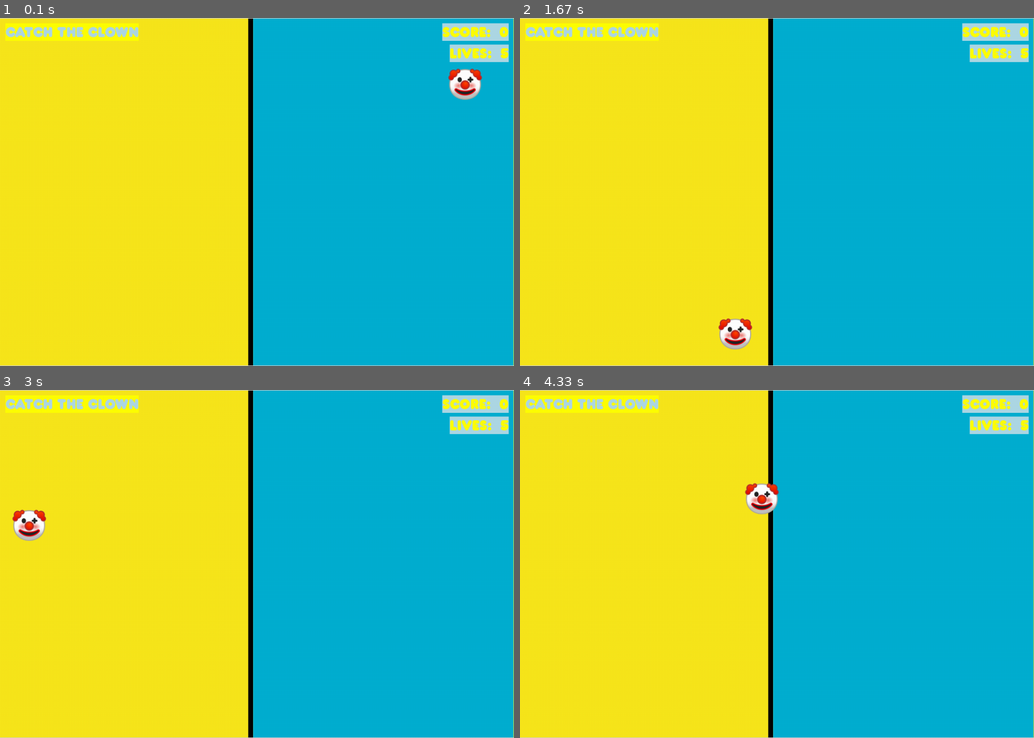
Above: before the commit, frames 1-4 (two rows, left to right).
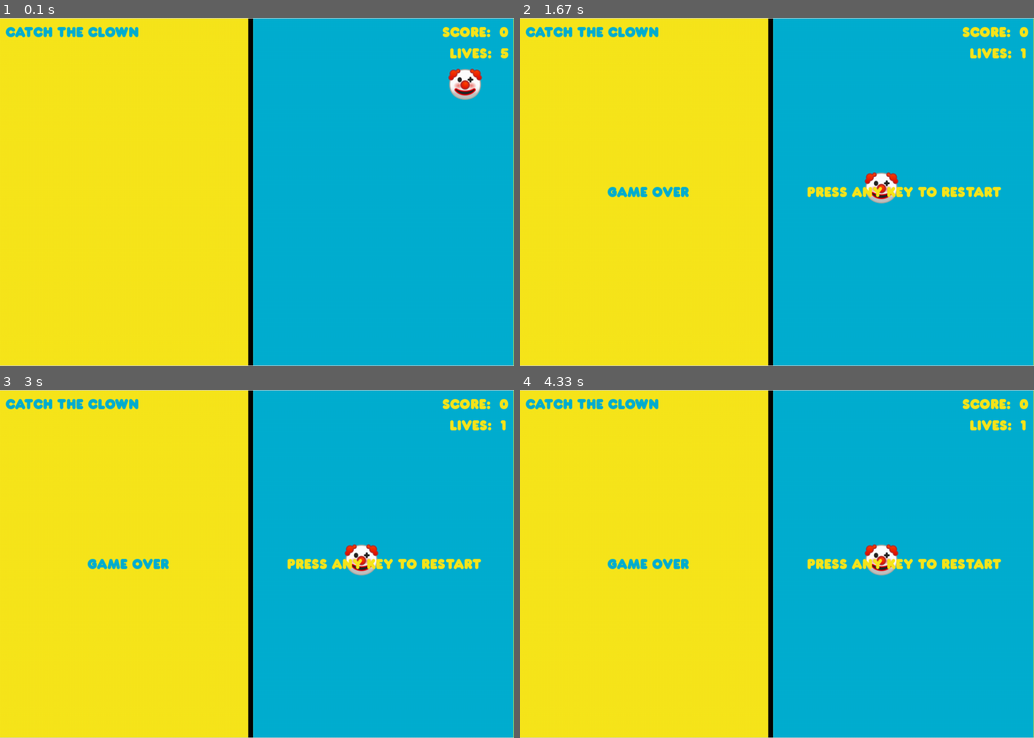
Above: after the commit, the same moments.

Repository: ebunderwood-1980/Pygame_Tutorial
Game: pygame game, started from Catch_The_Clown/Catch_the_Clown.py
Two runs of this game, one before a commit and one after it. Both use one fixed random seed, a clock stepped at 60 frames per second and the inputs below.
Inputs (mouse positions are in pixels of both pictures, inside the frame that each line leads up to):
- Up to frame 1 (0.1 s): no input
- Up to frame 2 (1.67 s): click (777, 192) at 0.38 s; click (782, 216) at 0.72 s
- Up to frame 3 (3 s): no input
- Up to frame 4 (4.33 s): no input

The runs differ from the first frame. In frame 1, 2.5% of the frame differs, in the area x 1-99%, y 1-13%; in frame 2, 4.5%; in frame 3, 4.5%; in frame 4, 4.6%, in the area x 1-99%, y 1-54%.

Commit message:
Add end game stuff to game.  Almost done.

Diff:
--- a/Catch_The_Clown/Catch_the_Clown.py
+++ b/Catch_The_Clown/Catch_the_Clown.py
@@ -20,15 +20,18 @@
 CLOWN_ACCELERATION = 1
 CLOWN_START = (900, 100)
 STARTING_SCORE = 0
+
 score = STARTING_SCORE
 lives = STARTING_LIVES
 clown_velo_x = CLOWN_STARTING_VELO
 clown_velo_y = CLOWN_STARTING_VELO
+clown_dx = random.choice([-1, 1])
+clown_dy = random.choice([-1, 1])
 
 # Colors
 BLACK = (0, 0, 0)
-YELLOW = (255, 255, 0)
-LT_BLUE = (173, 216, 230)
+YELLOW = (248, 231, 28)
+LT_BLUE = (1, 175, 209)
 
 # Load sound effects and music
 click = pygame.mixer.Sound('click_sound.wav')
@@ -51,17 +54,25 @@
 font = pygame.font.Font('Franxurter.ttf', 32)
 
 # Render game texts
-left_text = font.render("CATCH THE CLOWN", True, LT_BLUE, YELLOW)
+left_text = font.render("CATCH THE CLOWN", True, LT_BLUE)
 left_text_rect = left_text.get_rect()
 left_text_rect.topleft = (10, 10)
 
-score_text = font.render("SCORE:  " + str(score), True, YELLOW, LT_BLUE)
+score_text = font.render("SCORE:  " + str(score), True, YELLOW)
 score_text_rect = score_text.get_rect()
 score_text_rect.topright = (W - 10, 10)
 
-lives_text = font.render("LIVES:  " + str(lives), True, YELLOW, LT_BLUE)
+lives_text = font.render("LIVES:  " + str(lives), True, YELLOW)
 lives_text_rect = lives_text.get_rect()
 lives_text_rect.topright = (W - 10, 50)
+
+game_over_text = font.render("GAME OVER", True, LT_BLUE)
+game_over_rect = game_over_text.get_rect()
+game_over_rect.center = (W//4, H//2)
+
+play_again_text = font.render("PRESS ANY KEY TO RESTART", True, YELLOW)
+play_again_rect = play_again_text.get_rect()
+play_again_rect.center = (3 * (W//4), H//2)
 
 # Main game loop
 pygame.mixer.music.play(-1, 0.0)
@@ -99,8 +110,37 @@
         mouseY = event.pos[1]
         if img_clown_rect.collidepoint(mouseX, mouseY):
             print("Hit")
+            score += 1
+            score_text = font.render("Score:  " + str(score), True, YELLOW, LT_BLUE)
+            click.play()
         else:
             print("Miss")
+            lives -= 1
+            lives_text = font.render("Lives:  " + str(lives), True, YELLOW, LT_BLUE)
+            miss.play()
+
+    # Check for endgame and handle if lives < 0
+    if lives <= 0:
+        game_board.blit(game_over_text, game_over_rect)
+        game_board.blit(play_again_text, play_again_rect)
+        pygame.display.update()
+
+        # Pause game until user presses a key or quits the game
+        pygame.mixer.music.stop()
+        is_paused = True
+        while is_paused:
+            for event in pygame.event.get():
+                if event.type == pygame.KEYDOWN:
+                    lives = STARTING_LIVES
+                    score = STARTING_SCORE
+                    clown_velo_x = CLOWN_STARTING_VELO
+                    clown_velo_y = CLOWN_STARTING_VELO
+                    img_clown_rect.center = CLOWN_START
+                    pygame.mixer.music.play(-1, 0.0)
+                    is_paused = False
+                if event.type == pygame.QUIT:
+                    is_paused = False
+                    running = False
 
     # Update the display
     pygame.display.update()
